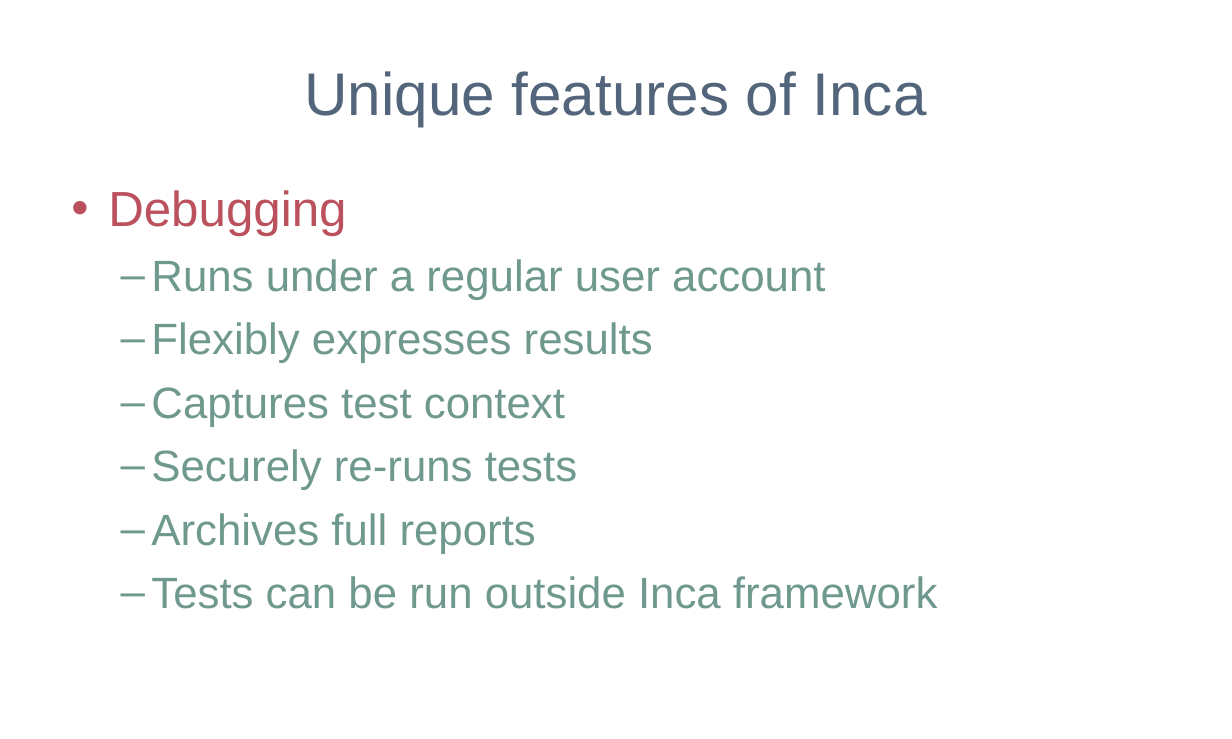
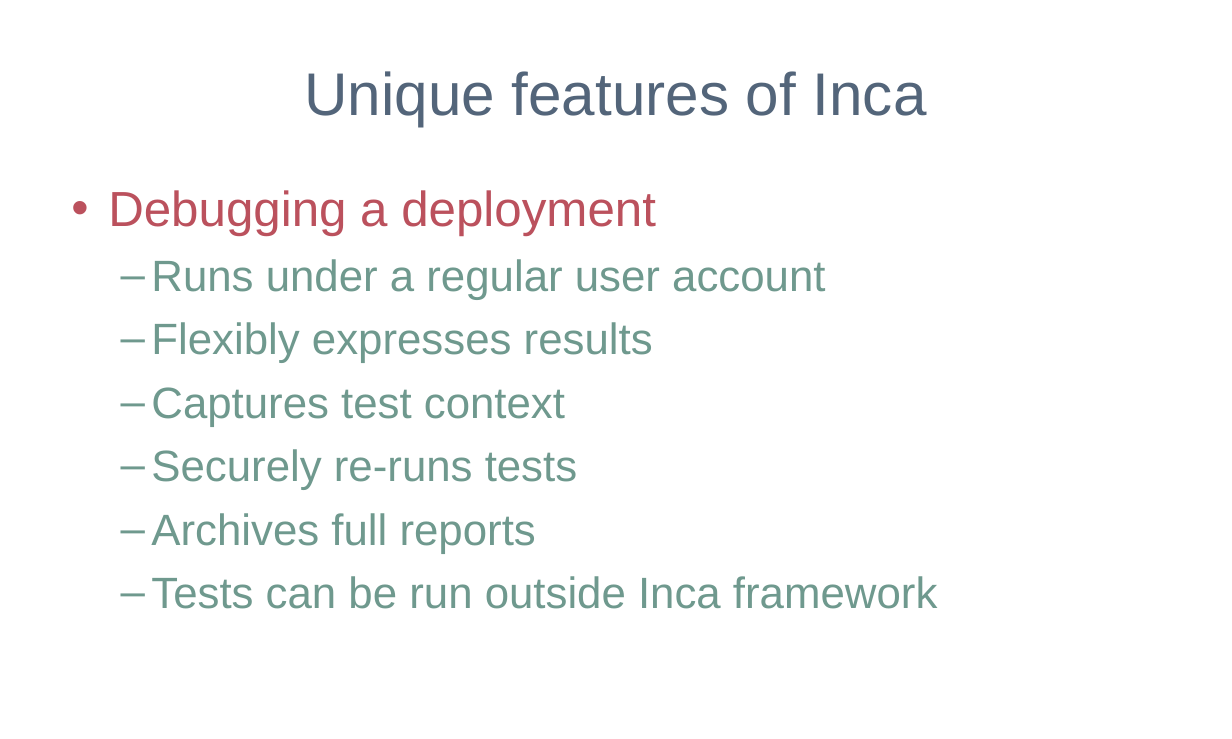
Before and after one commit to IncaProject/inca-xsede, a slide deck: slide 8 of talks/sc06/sc_06.ppt. Drawn at 1232x739 pixels with LibreOffice and Linux fonts; fonts in the diff are those of the drawing; background and template pictures are left out. Boxes give left, top, right and bottom in pixels: in the first picture for what was removed or moved away, otherwise in the second. Text is boxed around its words. In the diff, an @@ line names an element or a change of style, - is before the commit and + after.

```diff
--- a/talks/sc06/sc_06.ppt
+++ b/talks/sc06/sc_06.ppt
@@ text at (108,190,656,236): text changed @@
-• Debugging
+• Debugging a deployment
```
Also in this commit, not shown: 2 other slides changed, 2 slides added.
